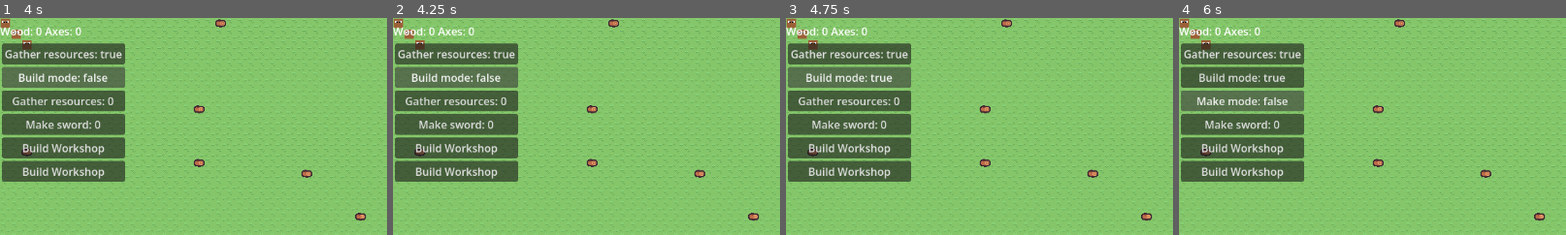
Above: before the commit, frames 1-4 (left to right).
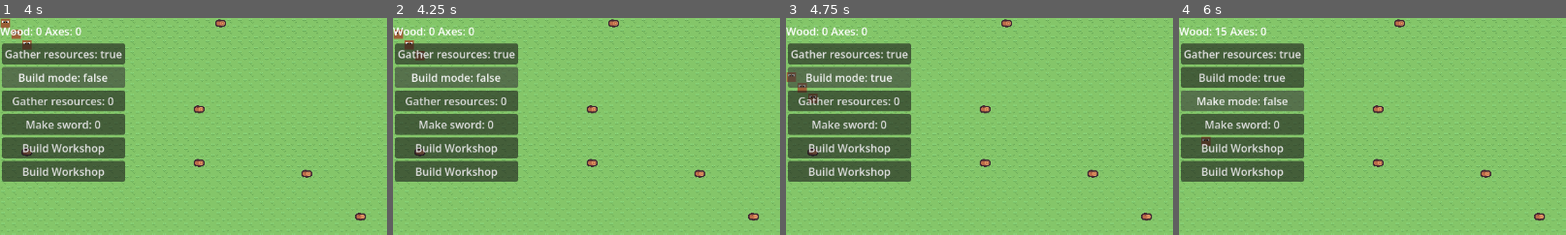
Above: after the commit, the same moments.

Repository: amandodaw/zd-prototype
Game: Godot game, scene res://scenes/world.tscn
Same seed, same stepped clock (60 frames per second), same inputs: the game is played once before the commit and once after it.
Inputs:
- Up to frame 1 (4 s): click "Gather resources: 0" at 0.5 s; click "Gather resources: true" at 1.25 s; click "Gather resources: false" at 2 s; click "Gather resources: 0" at 2.75 s; click "Build mode: true" at 3.5 s
- Up to frame 2 (4.25 s): no input
- Up to frame 3 (4.75 s): click "Build mode: false" at 4.25 s
- Up to frame 4 (6 s): click "Gather resources: 0" at 5 s; click "Make mode: true" at 5.75 s
The pictures show only the part of the screen within x 0-50%, y 0-50%; the shares and areas given below are measured in that part.

Frame 1 is identical in both runs. In frame 2, 0.6% of the frame differs, in the area x 0-9%, y 0-20%; in frame 3, 0.6%; in frame 4, 0.8%, in the area x 0-23%, y 0-64%.

Commit message:
Accion gather implementada con astar

Diff:
--- a/scripts/entity.gd
+++ b/scripts/entity.gd
@@ -5,6 +5,7 @@
 
 var grid_pos : Vector2i = Vector2i.ZERO
 var target_pos : Vector2i = INVALID
+var adyacent_target_pos : Vector2i = INVALID
 
 var speed := 0.1
 var speed_cont := 0.0
@@ -21,14 +22,35 @@
 # PATH
 # ------------------------------------------------
 
-func set_astar_path():
+func set_astar_path() ->void:
 
 	if city_comp.astar.is_point_solid(target_pos):
-		target_pos =  choose_adjacent(target_pos)
+		adyacent_target_pos =  choose_adjacent(target_pos)
 		if target_pos == INVALID:
 			print("no valid path")
 
-	path = city_comp.astar.get_id_path(grid_pos, target_pos)
+	path = city_comp.astar.get_id_path(grid_pos, adyacent_target_pos)
+
+func follow_path(delta : float) ->void:
+	if speed_cont>=speed:
+		speed_cont=0
+		if grid_pos==path[0]:
+			path.pop_at(0)
+		move_to_path_point()
+		return
+	speed_cont += delta
+
+
+
+# ------------------------------------------------
+# MOVE
+# ------------------------------------------------
+
+func move_to_path_point():
+	if path.is_empty():
+		return
+	grid_pos = path[0]
+	position = grid_pos*GridUtils.TILE_SIZE
 
 # ------------------------------------------------
 # UTILS
--- a/scripts/human.gd
+++ b/scripts/human.gd
@@ -74,6 +74,7 @@
 	check_job_count += delta
 
 func reset_job() ->void:
+	target_pos = INVALID
 	current_job = city_comp.Tasks.IDLE
 
 # ------------------------------------------------
@@ -88,10 +89,13 @@
 			print("no wood to take")
 			reset_job()
 		set_astar_path()
-		print(path)
-		print(grid_pos, target_pos)
-		print(city_comp.astar.is_point_solid(grid_pos), city_comp.astar.is_point_solid(target_pos))
-
+	if grid_pos == adyacent_target_pos:
+		elements_map.erase_cell(target_pos)
+		city_comp.entities.erase(target_pos)
+		city_comp.wood_amount += 5
+		reset_job()
+		return
+	follow_path(delta)
 
 # ------------------------------------------------
 # BUILD
